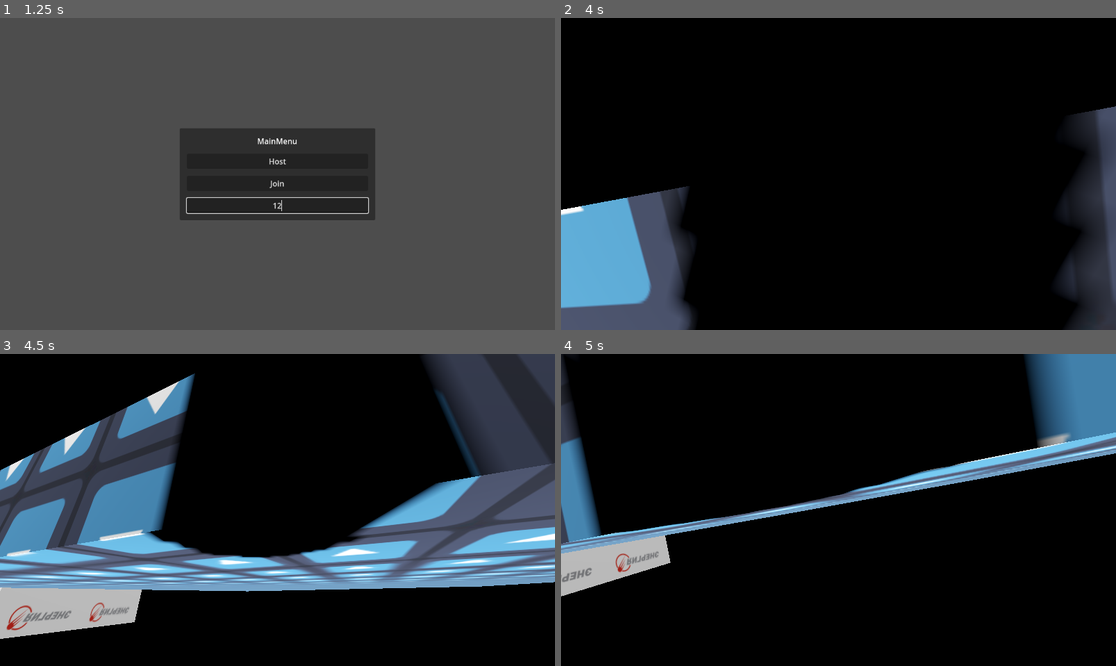
Above: before the commit, frames 1-4 (two rows, left to right).
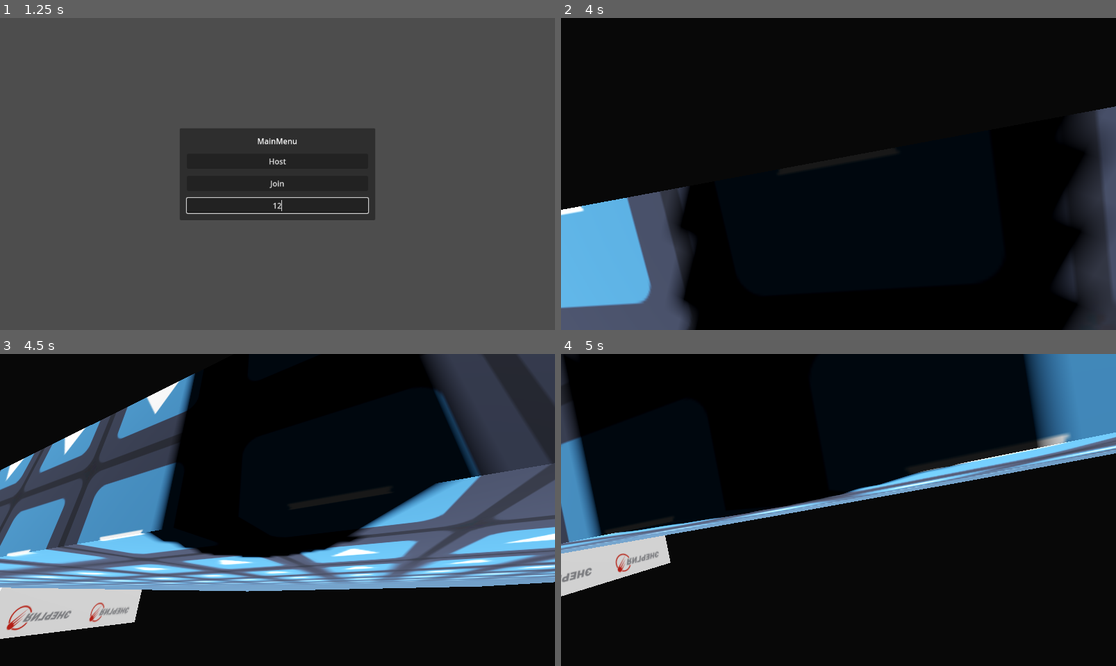
Above: after the commit, the same moments.

Repository: YuraStebel/CosmosGodotProject
Game: Godot game, scene res://scenes/wrld.tscn
Two runs of this game, one before a commit and one after it. Both use one fixed random seed, a clock stepped at 60 frames per second and the inputs below. The engine's default icon, where the game draws it, is replaced by a stand-in: a white triangle on a blue panel in a dark square.
Inputs (mouse positions are in pixels of both pictures, inside the frame that each line leads up to):
- Up to frame 1 (1.25 s): click (277, 205) at 0.52 s; type "12" at 0.6 s
- Up to frame 2 (4 s): click "Host" at 1.25 s; tap Enter (ui_accept) at 2, 2.27, 3.02 s; move the mouse to (866, 174) at 2.02 s; hold W (forward) from 2.03 s (still down); tap D (righ) at 2.1, 2.85, 3.6 s; move the mouse to (810, 174) at 2.77 s; move the mouse to (849, 167) at 3.52 s
- Up to frame 3 (4.5 s): keep holding W (forward); move the mouse to (271, 516) at 4.27 s; tap D (righ) at 4.35 s
- Up to frame 4 (5 s): keep holding W (forward); tap Enter (ui_accept) at 4.52 s

Frame 1 is identical in both runs. In frame 3, less than 0.1% of the frame differs, in the area x 0-31%, y 11-90%; in frame 4, less than 0.1%.

Commit message:
brightness

Diff:
--- a/scenes/wrld.tscn
+++ b/scenes/wrld.tscn
@@ -13,7 +13,7 @@
 sky_material = SubResource("ProceduralSkyMaterial_g4vrf")
 
 [sub_resource type="Environment" id="Environment_goyyt"]
-background_energy_multiplier = 0.0
+background_energy_multiplier = 0.1
 sky = SubResource("Sky_82rbl")
 tonemap_mode = 2
 
